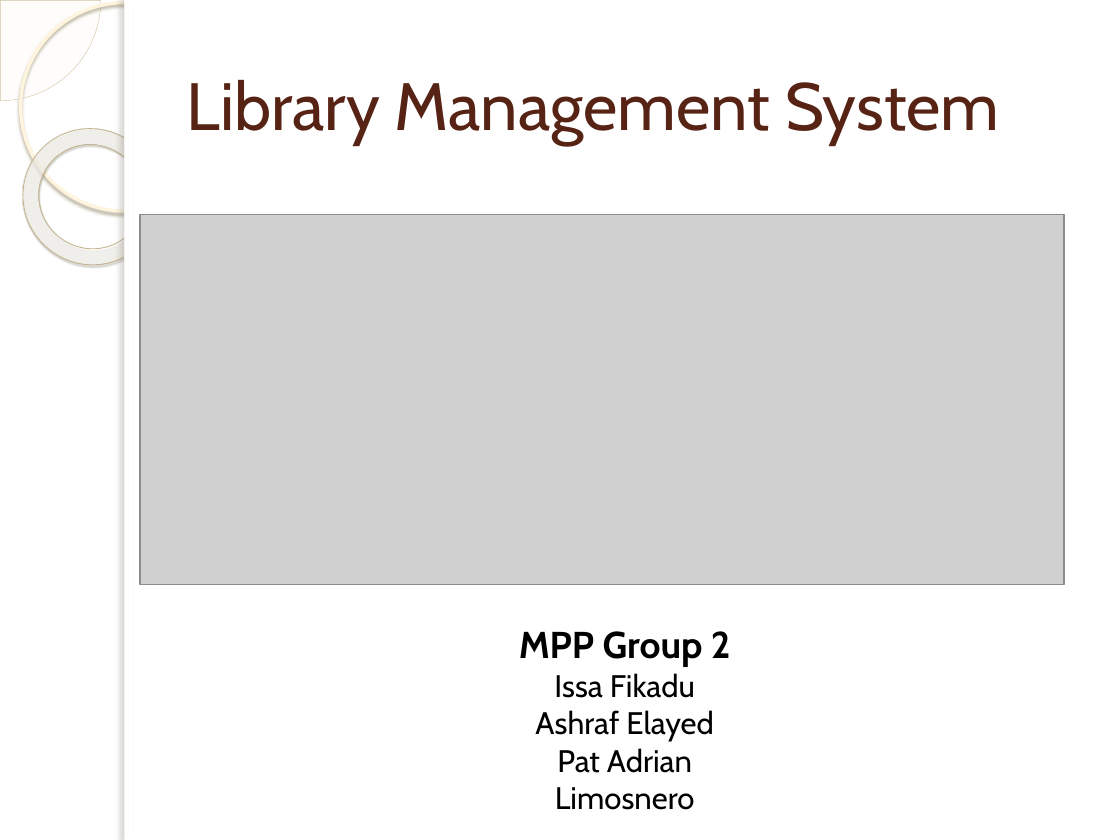
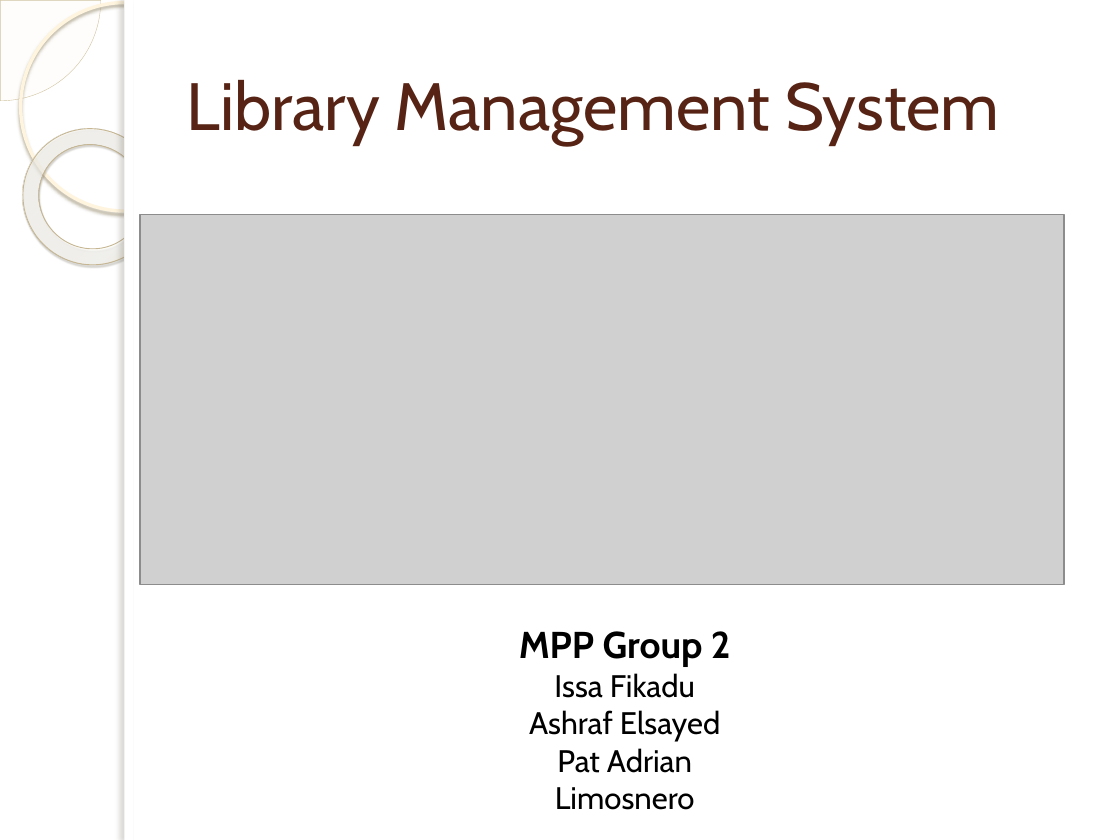
Before and after one commit to memiwo/library-management, a slide deck: slide 1 of docs/Library Management System.pptx. Drawn at 1120x840 pixels with LibreOffice and Linux fonts; fonts in the diff are those of the drawing; grey boxes stand for pictures; background and template pictures are left out. Boxes give left, top, right and bottom in pixels: in the first picture for what was removed or moved away, otherwise in the second. Text is boxed around its words. In the diff, an @@ line names an element or a change of style, - is before the commit and + after.

```diff
--- a/docs/Library Management System.pptx
+++ b/docs/Library Management System.pptx
@@ text at box(529, 710, 720, 742): text changed @@
-Ashraf Elayed
+Ashraf Elsayed
```
Also in this commit, not shown: 1 other file.
